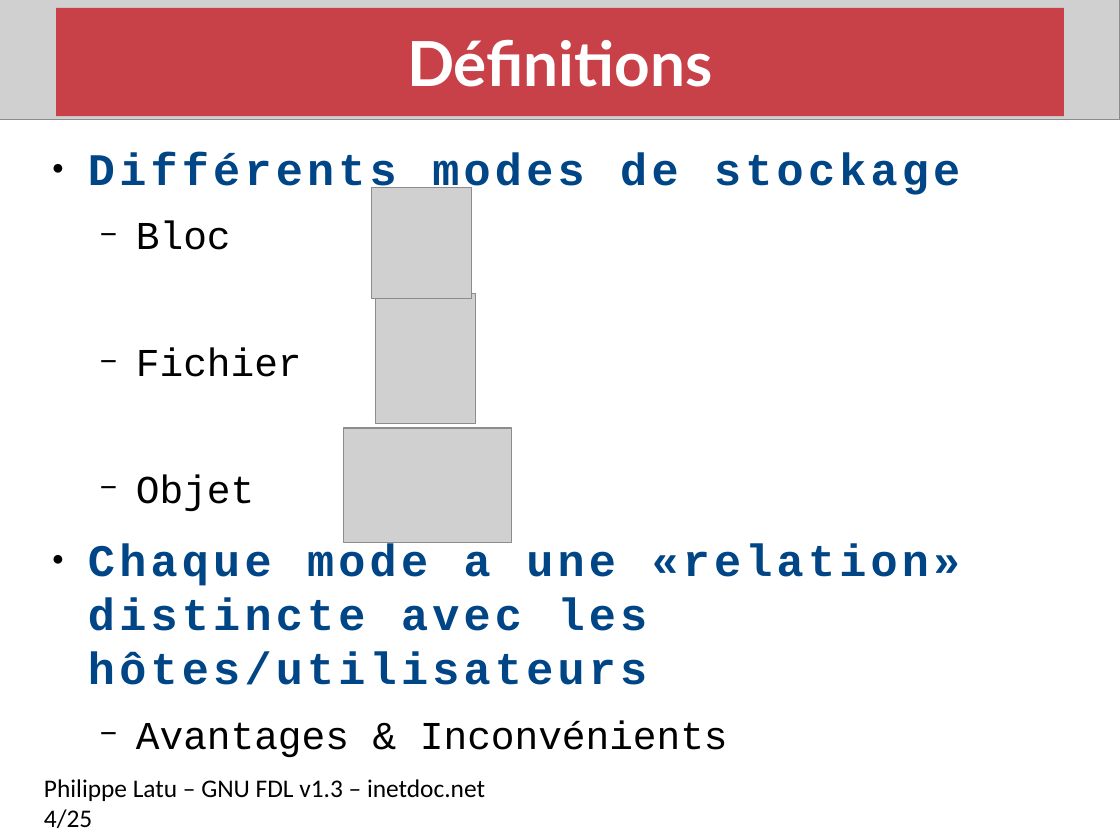
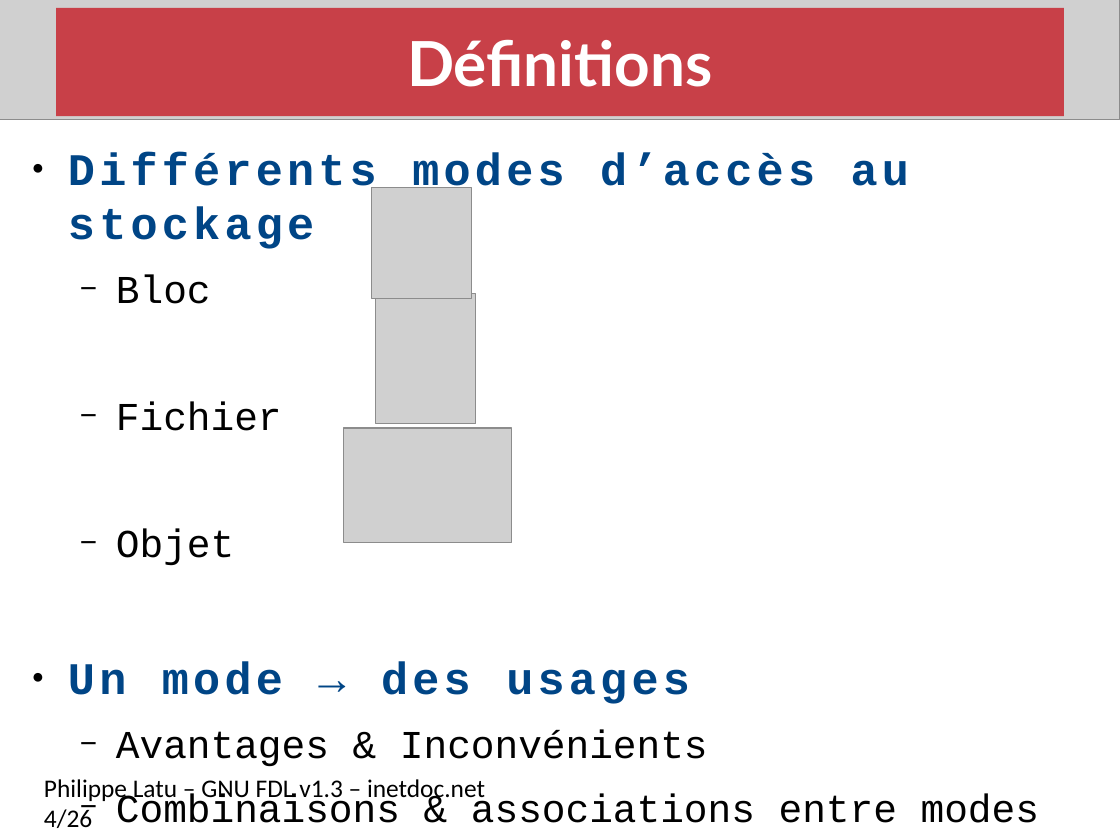
Before and after one commit to platu/inetdoc, a slide deck: slide 4 of presentations/net-storage/net-storage.odp. Drawn at 1120x840 pixels with LibreOffice and Linux fonts; fonts in the diff are those of the drawing; grey boxes stand for pictures. Boxes give left, top, right and bottom in pixels: in the first picture for what was removed or moved away, otherwise in the second. Text is boxed around its words. In the diff, an @@ line names an element or a change of style, - is before the commit and + after.

Commit message:
édition 2021 présentation stockage réseau

```diff
--- a/presentations/net-storage/net-storage.odp
+++ b/presentations/net-storage/net-storage.odp
@@ text "Différents modes d’accès au stockage": place and size @@
-text "Différents modes d’accès au stockage" at (88, 153, 961, 758)
+text "Différents modes d’accès au stockage" at (68, 153, 1039, 823)
@@ text at (68, 153, 909, 249): text changed @@
-● Différents modes de stockage
+● Différents modes d’accès au stockage
@@ text at (68, 662, 690, 704): text changed @@
-● Chaque mode a une «relation» distincte avec les hôtes/utilisateurs
+● Un mode → des usages
@@ text at (44, 779, 485, 828): text changed @@
-Philippe Latu – GNU FDL v1.3 – inetdoc.net 4/25
+Philippe Latu – GNU FDL v1.3 – inetdoc.net 4/26
@@ text at (116, 793, 1039, 823): paragraph added @@
+  − Combinaisons & associations entre modes
```
Also in this commit, not shown: 15 other slides changed, 1 slide added, 1 other file.
